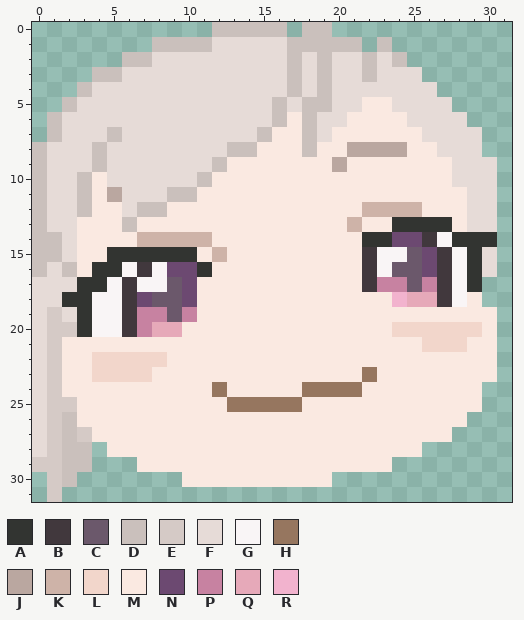
One commit to this pixel-art sprite: artwork/kufufu.png. The picture above is the old version.
The file is 32x32 pixels. Colours within 5 levels of each other are drawn and written as one.
Palette (. is transparent): A #323431  B #41383d  C #6b586b  D #cac0bc  E #d5cac6  F #e6dbd7  G #f9f5f6  H #96765f  J #baa7a0  K #ceb3a8  L #f2d6cb  M #fae9e1  N #6c4971  P #c782a1  Q #e6a9b9  R #f2b3ce
Pixels before, first column x 0:
 0 ............DDDDD.DD...........
 1 ........DDDDFFFFFDDDDD.D.......
 2 ......DDFFFFFFFFFDFDFFDFD......
 3 ....DDFFFFFFFFFFFDFDFFDFFF.....
 4 ...DFFFFFFFFFFFFFDFDFFFFFFF....
 5 ..DFFFFFFFFFFFFFDFDDFFMMFFFF...
 6 .DFFFFFFFFFFFFFFDMDFFMMMMFFFF..
 7 .DFFFDFFFFFFFFFDMMDFMMMMMMFFFF.
 8 DFFFDFFFFFFFFDDMMMDMMJJJJMMFFF.
 9 DFFFDFFFFFFFDMMMMMMMJMMMMMMMFFF
10 DFFDMFFFFFFDMMMMMMMMMMMMMMMMFFF
11 DFFDMJFFFDDMMMMMMMMMMMMMMMMMMFF
12 DFFDMMFDDMMMMMMMMMMMMMKKKKMMMFF
13 DFFMMMDMMMMMMMMMMMMMMKMMAAAAMFF
14 DDFMMMMKKKKKMMMMMMMMMMAANNBGAAA
15 DDFMMAAAAAAMKMMMMMMMMMBGGCNBGAF
16 DFDMAAGBGNNAMMMMMMMMMMBGCCNBGAF
17 FFFAAGBGGCNMMMMMMMMMMMBPPCPBGA.
18 FFAAGGBNCCNMMMMMMMMMMMMMRQQBGM.
19 FEFAGGBPPCPMMMMMMMMMMMMMMMMMMMM
20 FEEAGGBPQQMMMMMMMMMMMMMMLLLLLLM
21 FEMMMMMMMMMMMMMMMMMMMMMMMMLLLMM
22 FEMMLLLLLMMMMMMMMMMMMMMMMMMMMMM
23 FEMMLLLLMMMMMMMMMMMMMMHMMMMMMMM
24 FEMMMMMMMMMMHMMMMMHHHHMMMMMMMM.
25 FEEMMMMMMMMMMHHHHHMMMMMMMMMMMM.
26 FEDMMMMMMMMMMMMMMMMMMMMMMMMMM..
27 FEDEMMMMMMMMMMMMMMMMMMMMMMMM...
28 FEDD.MMMMMMMMMMMMMMMMMMMMM.....
29 EEDD...MMMMMMMMMMMMMMMMM.......
30 .ED.......MMMMMMMMMM...........
31 .E.............................
And afterwards:
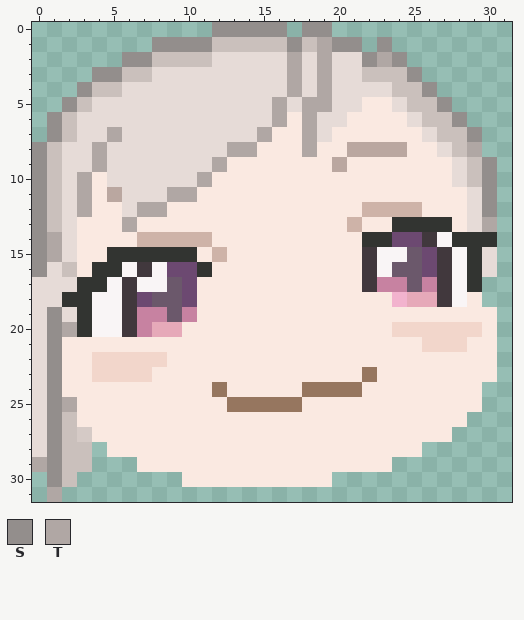
Colours new in this view: S #938e8c  T #b0a7a4
From old to new:
The author changed colour F to colour D in row 1 at x 12 to 16; in row 2 at x 8 to 11; in row 3 at x 6 to 7 and 23 to 24; in row 4 at x 4 to 5 and 24 to 25; in row 5 at x 3 and 25 to 26; in row 6 at x 2 and 26 to 27.
The author changed colour F to colour D in row 7 at x 2 and 27 to 28; in row 8 at x 1 and 28; in rows 9 to 10 at x 1 and 29; in rows 11 to 13 at x 1.
The author changed colour D to colour S in row 0 at x 12 to 16 and 18 to 19; in row 1 at x 8 to 11, 17, 20 to 21 and 23; in row 2 at x 6 to 7, 22 and 24; in row 3 at x 4 to 5; in row 4 at x 3; in row 5 at x 2.
The author changed colour D to colour S in rows 6 to 7 at x 1; in rows 8 to 16 at x 0.
The author changed colour E to colour S in rows 19 to 30 at x 1.
The author changed colour F to colour S in row 3 at x 25; in row 4 at x 26; in row 5 at x 27; in row 6 at x 28; in row 7 at x 29; in rows 9 to 12 at x 30.
The author changed colour D to colour T in row 1 at x 19; in rows 2 to 4 at x 17 and 19; in row 5 at x 16 and 18 to 19; in row 6 at x 16 and 18; in row 7 at x 5, 15 and 18; in row 8 at x 4, 13 to 14 and 18.
The author changed colour D to colour T in row 9 at x 4 and 12; in row 10 at x 3 and 11; in row 11 at x 3 and 9 to 10; in row 12 at x 3 and 7 to 8; in row 13 at x 6; in rows 14 to 15 at x 1.
The author changed colour E to colour T in row 20 at x 2; in row 25 at x 2; in row 29 at x 0; in row 31 at x 1.
The author changed colour F to colour T in row 2 at x 23; in row 8 at x 29; in row 13 at x 30.
Changed places in both pictures, as pixel boxes (x1, y1, x2, y2):
changed: (32, 22, 497, 502)
